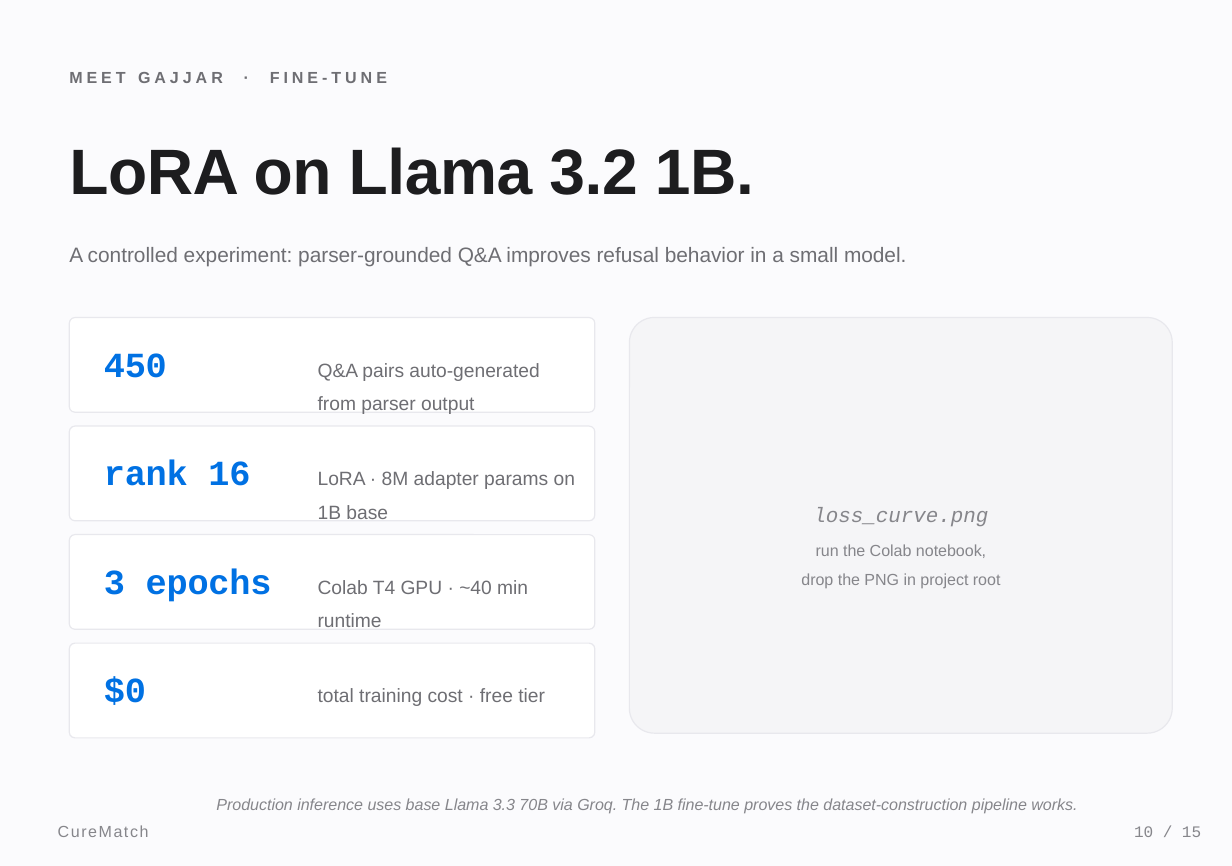
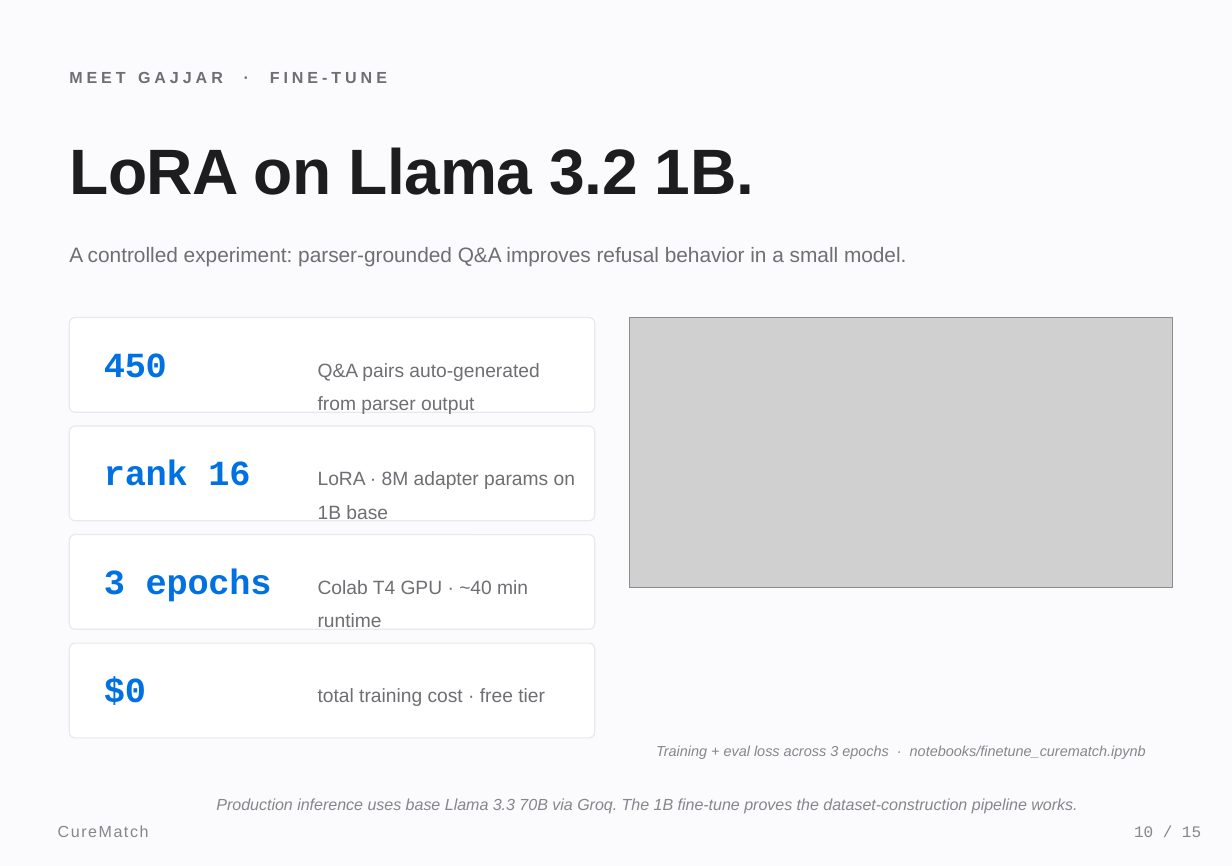
Before and after one commit to meetgajjarx07/curematch, a slide deck: slide 10 of CureMatch_Presentation.pptx. Drawn at 1232x866 pixels with LibreOffice and Linux fonts; fonts in the diff are those of the drawing; grey boxes stand for pictures. Boxes give left, top, right and bottom in pixels: in the first picture for what was removed or moved away, otherwise in the second. Text is boxed around its words. In the diff, an @@ line names an element or a change of style, - is before the commit and + after.

```diff
--- a/CureMatch_Presentation.pptx
+++ b/CureMatch_Presentation.pptx
@@ rounded rectangle removed at bbox=[629, 318, 1172, 733] @@
@@ picture added at bbox=[629, 318, 1172, 588] @@
@@ text removed at bbox=[801, 544, 1001, 588] @@
-run the Colab notebook,
-drop the PNG in project root
@@ text at bbox=[656, 745, 1146, 759]: text changed; size 13 to 9 pt; font Courier New to Arial @@
-loss_curve.png
+Training + eval loss across 3 epochs · notebooks/finetune_curematch.ipynb
```
Also in this commit, not shown: 2 other files.
